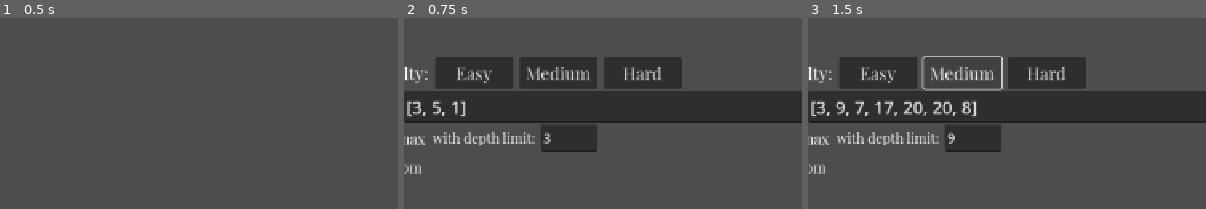
Above: before the commit, frames 1-3 (left to right).
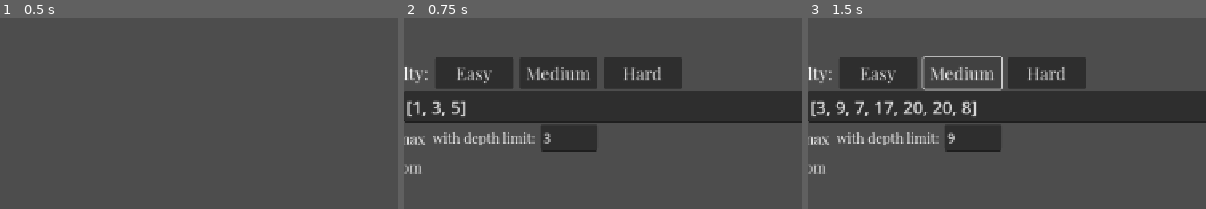
Above: after the commit, the same moments.

Repository: alex-bo7/ashes_of_nim_481
Game: Godot game, scene res://MainMenu/main_menu.tscn
The game is run twice, just before and just after one commit, with the same random seed, the same clock (stepped at 60 frames per second) and the same inputs.
Inputs:
- Up to frame 1 (0.5 s): no input
- Up to frame 2 (0.75 s): click "SETTINGS" at 0.5 s
- Up to frame 3 (1.5 s): click "Medium" at 1.25 s
The pictures show only the part of the screen within x 8-58%, y 0-50%; the shares and areas given below are measured in that part.

Frame 1 is identical in both runs. In frame 2, 0.2% of the frame differs, in the area x 2-15%, y 42-51%; in frame 3, nothing differs.

Commit message:
Implemented Singleton for game settings

Diff:
--- /dev/null
+++ b/Extras/game_settings.gd
@@ -0,0 +1,19 @@
+extends Node
+
+var matches_arr: Array = [1, 3, 5]
+
+enum Algorithm { MINIMAX, RANDOM }
+var current_algorithm: Algorithm = Algorithm.MINIMAX
+
+var depth_lim: int = 3
+
+func is_algo_minimax() -> bool:
+	return current_algorithm == Algorithm.MINIMAX
+
+
+func set_algo_as_minimax() -> void:
+	current_algorithm = Algorithm.MINIMAX
+
+
+func set_algo_as_random() -> void:
+	current_algorithm = Algorithm.RANDOM
--- a/Settings/settings.gd
+++ b/Settings/settings.gd
@@ -2,6 +2,8 @@
 
 @export var rows: LineEdit
 @export var depth_limit: LineEdit
+@export var minimax_btn: Button
+@export var random_btn: Button
 
 const MIN_DEPTH = 3
 const MAX_DEPTH = 20
@@ -19,7 +21,12 @@
 # ---------- Godot ----------
 func _ready() -> void:
 	randomize() # seed is randomized every time scene is loaded
-	# TODO: load values from singleton (.button_pressed = bool)
+
+	rows.text = str(GameSettings.matches_arr)
+	depth_limit.text = str(GameSettings.depth_lim)
+
+	minimax_btn.button_pressed = GameSettings.is_algo_minimax()
+	random_btn.button_pressed = !GameSettings.is_algo_minimax()
 
 #region Helper
 func generate_array(arr_length:int, min_val:int, max_val:int) -> Array:
@@ -79,9 +86,11 @@
 		values['min_val'],
 		values['max_val']
 	)
+	GameSettings.matches_arr = arr
 	rows.text = str(arr)
 
 	var limit: int = calculate_depth_limit(arr, difficulty)
+	GameSettings.depth_lim = limit
 	depth_limit.text = str(limit)
 #endregion
 
@@ -101,4 +110,12 @@
 
 func _on_hard_btn_pressed() -> void:
 	handle_difficulty(HARD)
+
+
+func _on_minimax_select_pressed() -> void:
+	GameSettings.set_algo_as_minimax()
+
+
+func _on_random_select_pressed() -> void:
+	GameSettings.set_algo_as_random()
 #endregion
--- a/Settings/settings.tscn
+++ b/Settings/settings.tscn
@@ -5,7 +5,7 @@
 
 [sub_resource type="ButtonGroup" id="ButtonGroup_cdu2u"]
 
-[node name="settings" type="Control" node_paths=PackedStringArray("rows", "depth_limit")]
+[node name="settings" type="Control" node_paths=PackedStringArray("rows", "depth_limit", "minimax_btn", "random_btn")]
 layout_mode = 3
 anchors_preset = 15
 anchor_right = 1.0
@@ -15,6 +15,8 @@
 script = ExtResource("1_qeycx")
 rows = NodePath("MarginContainer/VBoxContainer/rows/rows_input")
 depth_limit = NodePath("MarginContainer/VBoxContainer/HBoxContainer/limit_input")
+minimax_btn = NodePath("MarginContainer/VBoxContainer/HBoxContainer/minimax_select")
+random_btn = NodePath("MarginContainer/VBoxContainer/random_select")
 
 [node name="MarginContainer" type="MarginContainer" parent="."]
 layout_mode = 1
@@ -90,7 +92,7 @@
 layout_mode = 2
 size_flags_horizontal = 3
 theme_override_font_sizes/font_size = 28
-text = "[3, 5, 1]"
+text = "singleton not working"
 
 [node name="HBoxContainer" type="HBoxContainer" parent="MarginContainer/VBoxContainer"]
 layout_mode = 2
@@ -100,7 +102,6 @@
 layout_mode = 2
 theme_override_fonts/font = ExtResource("1_cdu2u")
 theme_override_font_sizes/font_size = 24
-button_pressed = true
 button_group = SubResource("ButtonGroup_cdu2u")
 text = "Minimax"
 
@@ -113,7 +114,7 @@
 [node name="limit_input" type="LineEdit" parent="MarginContainer/VBoxContainer/HBoxContainer"]
 layout_mode = 2
 theme_override_font_sizes/font_size = 22
-text = "3"
+text = "!!!"
 
 [node name="random_select" type="CheckBox" parent="MarginContainer/VBoxContainer"]
 layout_mode = 2
@@ -126,3 +127,5 @@
 [connection signal="pressed" from="MarginContainer/VBoxContainer/difficulties/easy_btn" to="." method="_on_easy_btn_pressed"]
 [connection signal="pressed" from="MarginContainer/VBoxContainer/difficulties/medium_btn" to="." method="_on_medium_btn_pressed"]
 [connection signal="pressed" from="MarginContainer/VBoxContainer/difficulties/hard_btn" to="." method="_on_hard_btn_pressed"]
+[connection signal="pressed" from="MarginContainer/VBoxContainer/HBoxContainer/minimax_select" to="." method="_on_minimax_select_pressed"]
+[connection signal="pressed" from="MarginContainer/VBoxContainer/random_select" to="." method="_on_random_select_pressed"]
--- a/project.godot
+++ b/project.godot
@@ -15,6 +15,10 @@
 config/features=PackedStringArray("4.4", "GL Compatibility")
 config/icon="res://icon.svg"
 
+[autoload]
+
+GameSettings="*res://Extras/game_settings.gd"
+
 [display]
 
 window/size/viewport_width=1280
Not shown, added: Extras/game_settings.gd.uid
